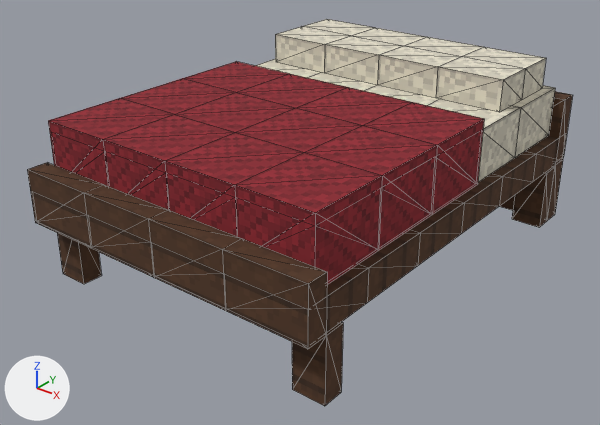
The glTF model art/props-3d/props/blocky/doubleBed_0.glb: old version first, new version second.
Both versions are drawn from a 50 mm camera at (2.7, -3.57, 2.39) aimed at (-0.02, -0.17, 0.28). Every picture has the same lights, and +X, +Y and +Z are marked at lower left. The picture after the commit comes second. Mesh edges are drawn as thin lines. Vertices at exactly the same position are counted once.

Objects in the first picture: 'doubleBed_0'.
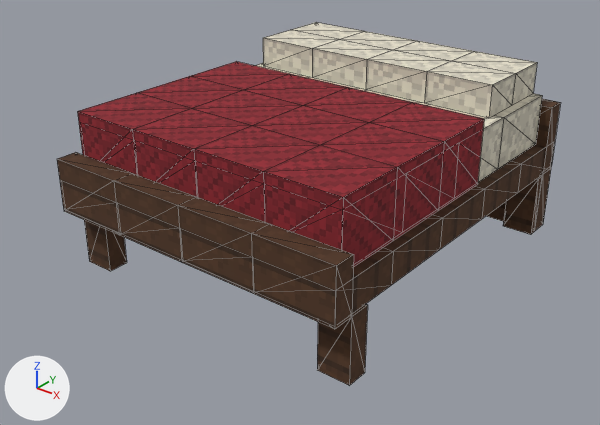
What differs and where, as boxes (x1, y1, x2, y2) in the pictures (600 x 425 px; the box of a moved part takes in the faces that stretch with it):
```json
{"object": "doubleBed_0", "change": "reshaped", "before": [27, 19, 573, 406], "after": [57, 22, 560, 386], "on screen": "8% narrower"}
{"part": 1, "of": "me_doublebed_0", "change": "moved or reshaped", "before": [255, 59, 555, 182], "after": [352, 145, 545, 314]}
{"part": 2, "of": "me_doublebed_0", "change": "moved or reshaped", "before": [27, 163, 343, 406], "after": [57, 152, 368, 386]}
{"part": 3, "of": "me_doublebed_0", "change": "rebuilt", "before": [499, 91, 573, 227], "after": [487, 99, 560, 235]}
{"part": 4, "of": "me_doublebed_0", "change": "rebuilt", "before": [275, 19, 546, 112], "after": [263, 22, 537, 118]}
{"part": 5, "of": "me_doublebed_0", "change": "added", "after": [255, 63, 542, 182]}
{"part": 6, "of": "me_doublebed_0", "change": "cut back", "before": [48, 61, 558, 333], "after": [77, 61, 484, 267]}
```

Scene script edits in JSON lines:
```json
{"block": "me_doublebed_0", "where": "# used by ob_doublebed_0; location = (0.0, 0.0, 0.0)"}
{"op": "remove", "block": "me_doublebed_0", "code": "me_doublebed_0.from_pydata(...)  # 286 vertices, 524 faces; spans x -0.94..0.94, y -1.31..1.31, z 0.0..1.06"}
{"op": "add", "block": "me_doublebed_0", "code": "me_doublebed_0.from_pydata(...)  # 273 vertices, 484 faces; spans x -0.94..0.94, y -1.12..1.12, z 0.0..1.06"}
{"block": "me_doublebed_0", "change": "me_doublebed_0 part 1: the loose piece of 64 vertices spanning x -0.87..0.87, y -1.18..1.19, z 0.57..0.88 is scaled about its middle by (1.07, 0.945, 0.592), then moved by (0.0, 0.0, -0.25)"}
{"block": "me_doublebed_0", "change": "me_doublebed_0 part 2: the loose piece of 34 vertices spanning x -0.94..0.94, y -1.31..-1.06, z 0.0..0.69 is moved by (0.0, 0.19, 0.0)"}
{"block": "me_doublebed_0", "change": "me_doublebed_0 part 3: the loose piece of 44 vertices spanning x -0.94..0.94, y 1.06..1.31, z 0.0..0.81 is rebuilt with 44 vertices and now spans x -0.94..0.94, y 0.94..1.12, z 0.0..0.81"}
{"block": "me_doublebed_0", "change": "me_doublebed_0 part 4: the loose piece of 30 vertices spanning x -0.81..0.81, y 0.56..1.12, z 0.88..1.06 is rebuilt with 39 vertices and now spans x -0.87..0.87, y 0.44..1.0, z 0.57..1.06"}
{"block": "me_doublebed_0", "change": "me_doublebed_0 part 5: a new loose piece of 52 vertices spanning x -0.87..0.87, y -0.99..1.0, z 0.57..0.88, in mat_blockyprops (picture img_blockyatlas)"}
{"block": "me_doublebed_0", "change": "me_doublebed_0 part 6"}
{"block": "me_doublebed_0", "change": "104 vertices are removed from x -0.93..0.93, y -1.31..1.31, z 0.38..0.94"}
{"block": "me_doublebed_0", "change": "204 faces are deleted"}
{"block": "me_doublebed_0", "change": "10 new vertices lie (0.0, -0.42, 0.0) away from vertices in x -0.88..0.88, y 0.25, z 0.56..0.94"}
{"block": "me_doublebed_0", "change": "10 new vertices lie (0.0, -0.41, 0.0) away from vertices in x -0.88..0.88, y -0.17, z 0.56..0.94"}
{"block": "me_doublebed_0", "change": "10 new vertices lie (0.0, -0.42, 0.0) away from vertices in x -0.88..0.88, y -0.58, z 0.56..0.94"}
{"block": "me_doublebed_0", "change": "68 new faces join them"}
```
